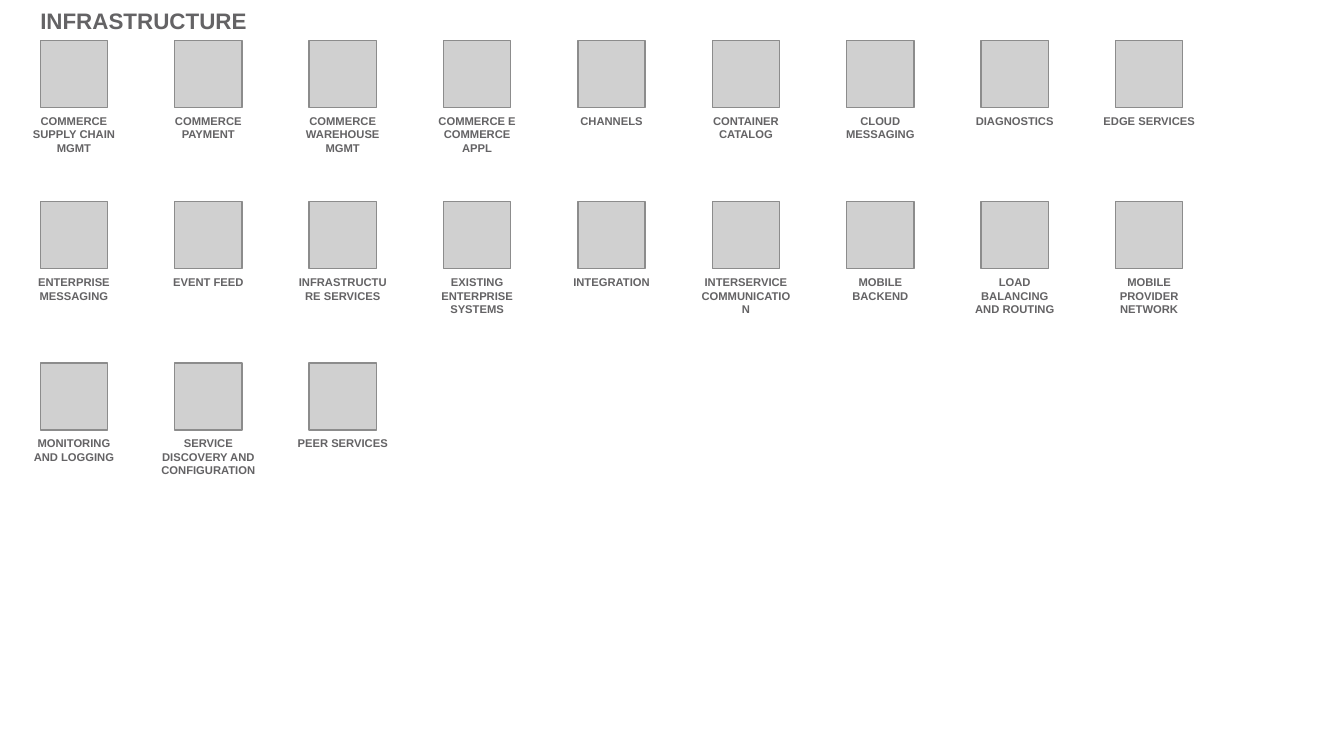
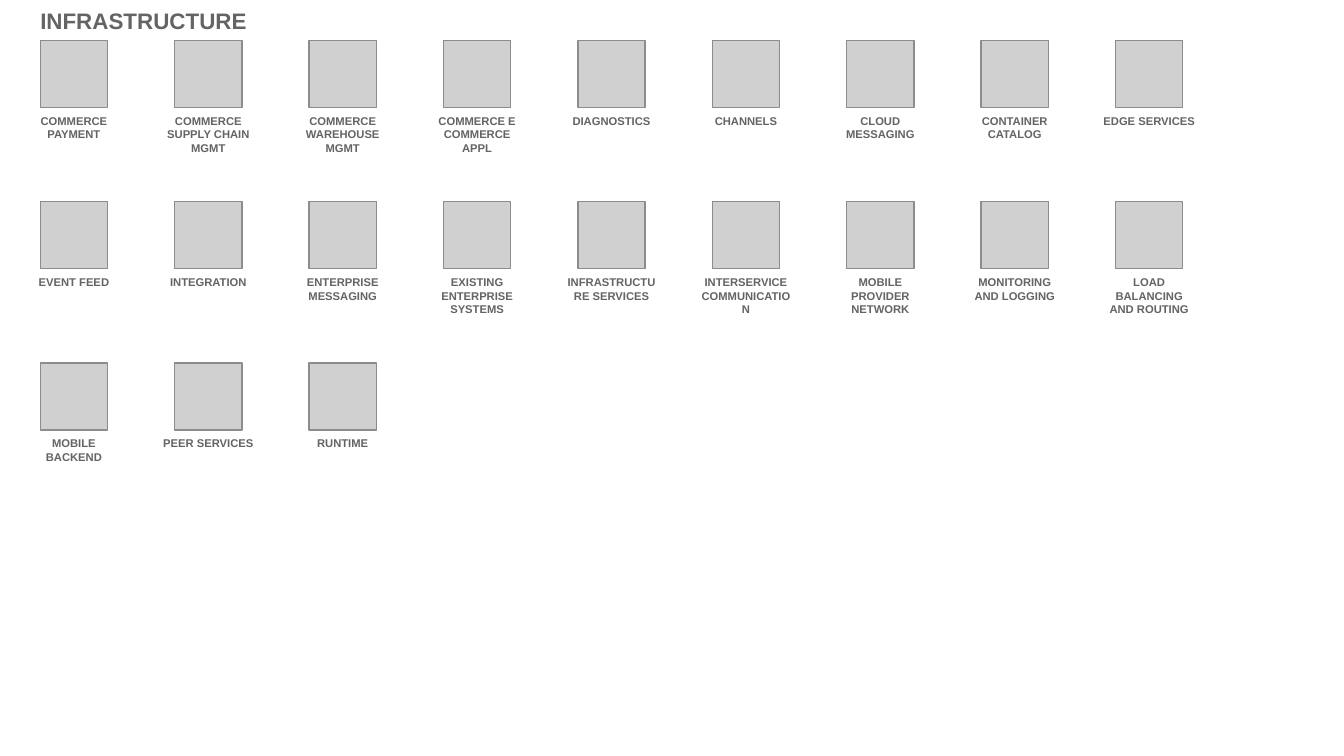
Before and after one commit to l2fprod/myarchitecture, a slide deck: slide 18 of mycatalog-architecture-diagram-template.pptx. Drawn at 1344x756 pixels with LibreOffice and Linux fonts; fonts in the diff are those of the drawing; grey boxes stand for pictures. Boxes give left, top, right and bottom in pixels: in the first picture for what was removed or moved away, otherwise in the second. Text is boxed around its words. In the diff, an @@ line names an element or a change of style, - is before the commit and + after.

```diff
--- a/mycatalog-architecture-diagram-template.pptx
+++ b/mycatalog-architecture-diagram-template.pptx
@@ text added at (x1=573, y1=117, x2=651, y2=125), 6 pt, text #646365, bold @@
+DIAGNOSTICS
@@ 3 texts moved together from (x1=33, y1=117, x2=1055, y2=313) to (x1=167, y1=117, x2=1189, y2=313) @@
@@ text removed at (x1=713, y1=117, x2=779, y2=138) @@
-CONTAINER CATALOG
@@ text at (x1=982, y1=117, x2=1048, y2=138): text changed @@
-DIAGNOSTICS
+CONTAINER CATALOG
@@ text removed at (x1=38, y1=278, x2=110, y2=300) @@
-ENTERPRISE MESSAGING
@@ text added at (x1=170, y1=278, x2=246, y2=286), 6 pt, text #646365, bold @@
+INTEGRATION
@@ text at (x1=307, y1=278, x2=379, y2=300): text changed @@
-INFRASTRUCTURE SERVICES
+ENTERPRISE MESSAGING
@@ text at (x1=593, y1=292, x2=650, y2=300): text changed @@
-INTEGRATION
+INFRASTRUCTURE SERVICES
@@ text at (x1=851, y1=278, x2=910, y2=313): text changed @@
-MOBILE BACKEND
+MOBILE PROVIDER NETWORK
@@ text added at (x1=975, y1=278, x2=1055, y2=300), 6 pt, text #646365, bold @@
+MONITORING AND LOGGING
@@ text removed at (x1=1120, y1=278, x2=1179, y2=313) @@
-MOBILE PROVIDER NETWORK
@@ text at (x1=46, y1=439, x2=102, y2=461): text changed @@
-MONITORING AND LOGGING
+MOBILE BACKEND
@@ 3 texts moved together from (x1=173, y1=117, x2=387, y2=447) to (x1=39, y1=117, x2=253, y2=447) @@
@@ text removed at (x1=161, y1=439, x2=255, y2=474) @@
-SERVICE DISCOVERY AND CONFIGURATION
@@ text added at (x1=317, y1=439, x2=368, y2=447), 6 pt, text #646365, bold @@
+RUNTIME
```
Also in this commit, not shown: 15 other slides changed, 1 slide added, 1 slide removed.
